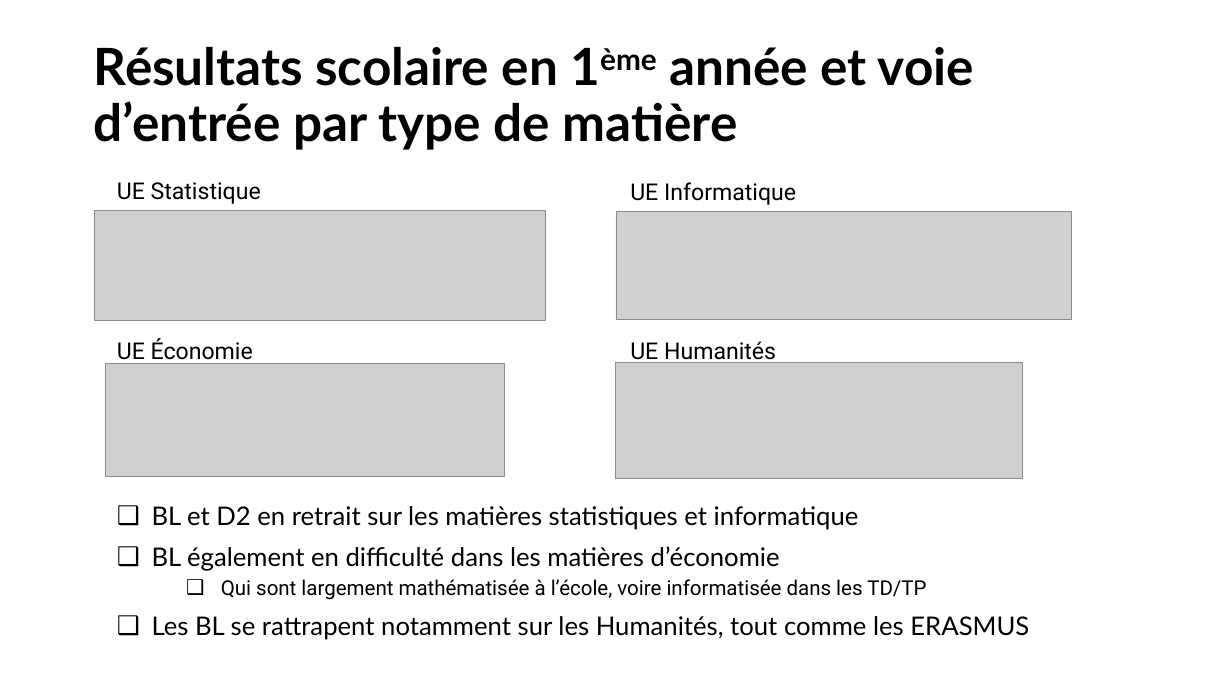
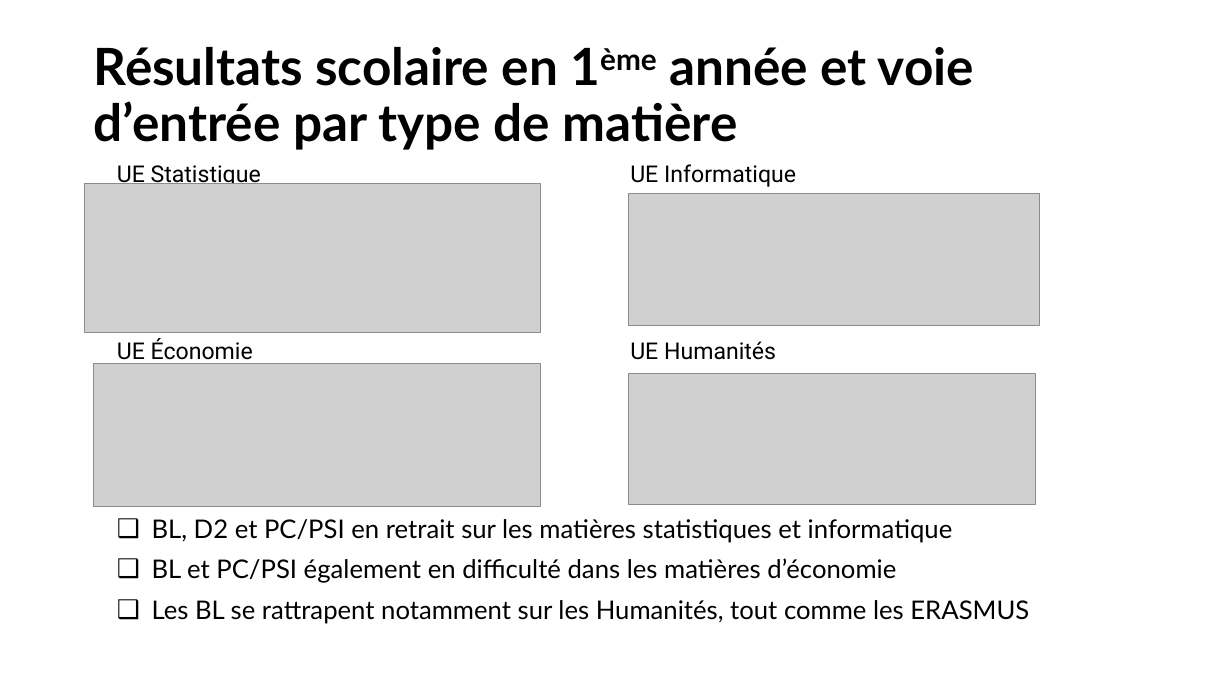
Before and after one commit to chlesieur/analyse_bdd_eleves_ensai, a slide deck: slide 11 of presentation/Presentation_trajectoires_etudiants_ENSAI.pptx (slide 8 before the commit). Drawn at 1232x693 pixels with LibreOffice and Linux fonts; fonts in the diff are those of the drawing; grey boxes stand for pictures; background and template pictures are left out. Boxes give left, top, right and bottom in pixels: in the first picture for what was removed or moved away, otherwise in the second. Text is boxed around its words. In the diff, an @@ line names an element or a change of style, - is before the commit and + after.

```diff
--- a/presentation/Presentation_trajectoires_etudiants_ENSAI.pptx
+++ b/presentation/Presentation_trajectoires_etudiants_ENSAI.pptx
@@ text "UE Statistique": place and size @@
-text "UE Statistique" at (117, 182, 261, 204)
+text "UE Statistique" at (117, 165, 261, 187)
@@ text "UE Informatique": place and size @@
-text "UE Informatique" at (630, 182, 796, 205)
+text "UE Informatique" at (630, 164, 796, 187)
@@ picture: place and size @@
-picture at (94, 211, 545, 321)
+picture at (85, 184, 541, 334)
@@ picture: place and size @@
-picture at (616, 212, 1072, 320)
+picture at (628, 193, 1040, 325)
@@ picture: place and size @@
-picture at (105, 363, 505, 477)
+picture at (93, 364, 541, 507)
@@ picture: place and size @@
-picture at (616, 363, 1023, 480)
+picture at (628, 374, 1036, 505)
@@ text "BL, D2 et PC/PSI en ...": place and size @@
-text "BL, D2 et PC/PSI en ..." at (152, 506, 1029, 640)
+text "BL, D2 et PC/PSI en ..." at (152, 519, 1029, 624)
@@ text at (152, 519, 953, 583): text changed @@
-❑ BL et D2 en retrait sur les matières statistiques et informatique
-❑ BL également en difficulté dans les matières d’économie
-  ❑ Qui sont largement mathématisée à l’école, voire informatisée dans les TD/TP
+❑ BL, D2 et PC/PSI en retrait sur les matières statistiques et informatique
+❑ BL et PC/PSI également en difficulté dans les matières d’économie
```
Also in this commit, not shown: 8 other slides changed, 6 slides added, 9 other files.
